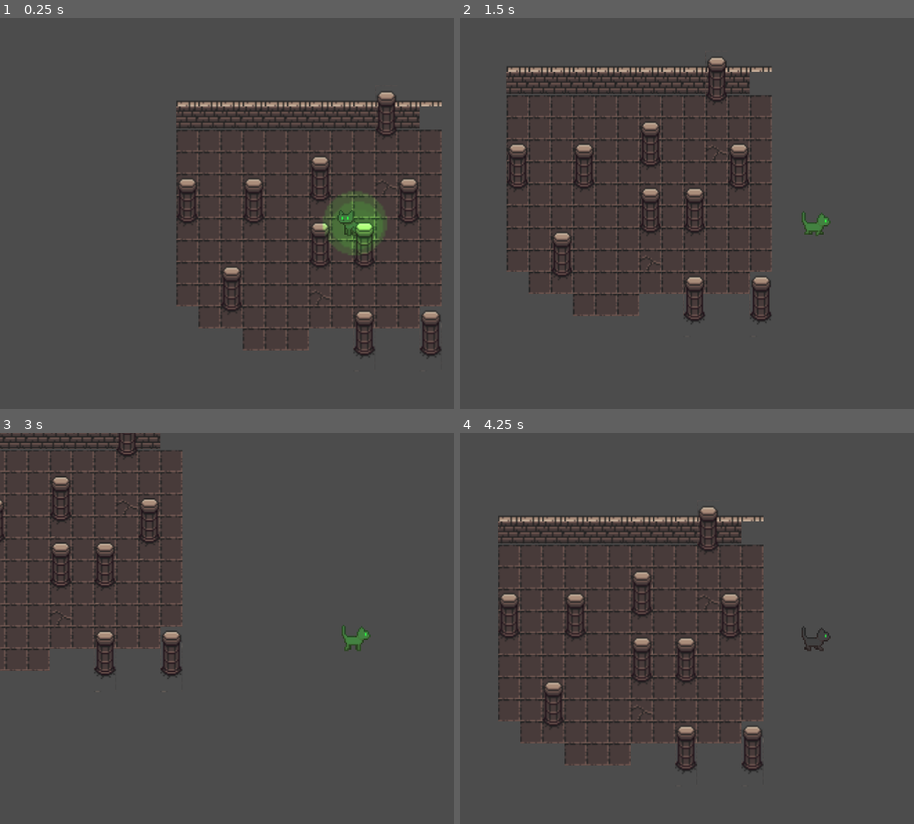
Above: before the commit, frames 1-4 (two rows, left to right).
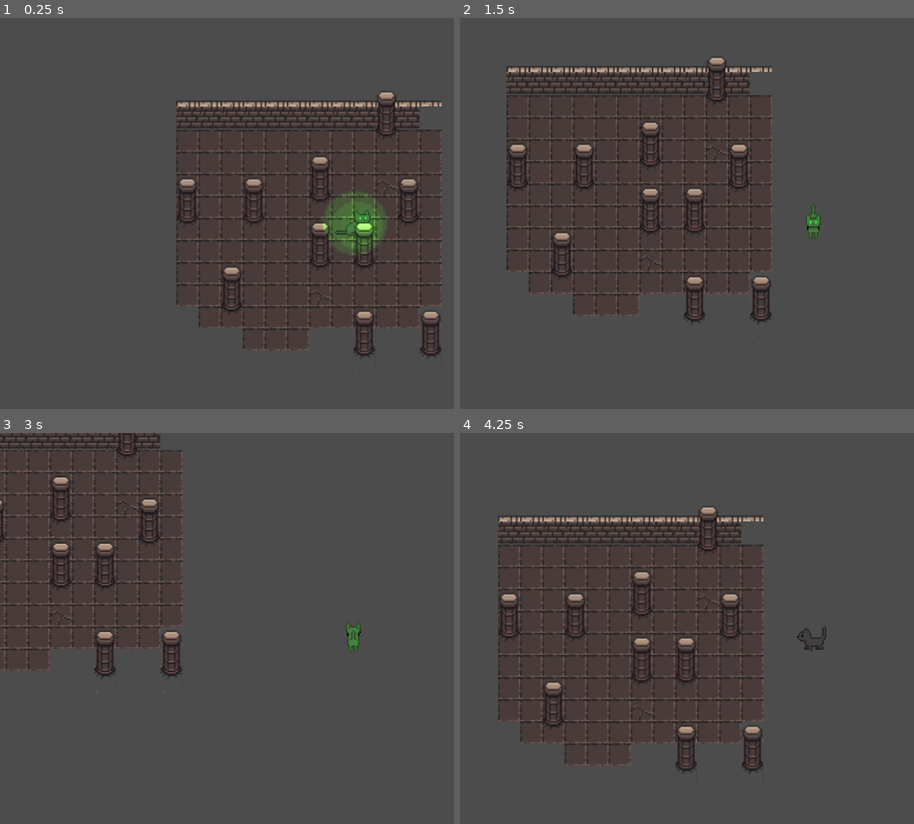
Above: after the commit, the same moments.

Repository: GaytisticDisaster/BABY
Game: Godot game, scene res://Game.tscn
The game is run twice, just before and just after one commit, with the same random seed, the same clock (stepped at 60 frames per second) and the same inputs.
Inputs:
- Up to frame 1 (0.25 s): no input
- Up to frame 2 (1.5 s): tap Enter at 0.5 s; hold D (right) 0.53-1.28 s; hold Space (blink) 0.53-1.28 s; hold S (down) from 1.28 s (still down); tap Space (blink) at 1.35 s
- Up to frame 3 (3 s): release S (down) at 2.03 s; hold D (right) 2.03-2.78 s; hold Space (blink) 2.03-2.78 s; hold W (up) from 2.78 s (still down); tap Space (blink) at 2.85 s
- Up to frame 4 (4.25 s): release W (up) at 3.53 s; hold A (left) from 3.53 s (still down); hold Space (blink) from 3.53 s (still down)

The runs differ from the first frame. In frame 1, 0.1% of the frame differs, in the area x 73-82%, y 49-56%; in frame 2, 0.3%, in the area x 75-82%, y 47-57%; in frame 3, 0.3%; in frame 4, less than 0.1%.

Commit message:
add movement animation and eye control animation

Diff:
--- a/src/BABY.gd
+++ b/src/BABY.gd
@@ -5,10 +5,20 @@
 var velocity = Vector2.ZERO
 
 var eye_closed = false
+var eye_closed_signal = false
+var eye_closed_override = false
+
+var is_idle = false
+var full_idle = false
+
+var animation_str = "Sit"
+var dir = 1
+
 
 onready var eyes = $eyes
 onready var baby = $Sprite
 
+onready	var idle_timer = $IdleTimer
 onready var _animation_player = $AnimationPlayer
 
 # Called when the node enters the scene tree for the first time.
@@ -21,15 +31,25 @@
 	movement_input()
 	move_and_slide(velocity)
 	blink_input()
+	eye_control()
+
+func go_idle():
+	print("IDLE\n")
+	_animation_player.play("Idle")
+	full_idle = true
 
 
 func movement_input():
 	velocity = Vector2.ZERO
 
+	print(idle_timer.time_left)
+
 	if Input.is_action_pressed("right"):
 		velocity.x += 1
+		dir = 1
 	if Input.is_action_pressed("left"):
 		velocity.x -= 1
+		dir = -1
 	if Input.is_action_pressed("down"):
 		velocity.y += 1
 	if Input.is_action_pressed("up"):
@@ -37,46 +57,85 @@
 
 	if velocity == Vector2(0,0):
 		#IDLE -> start idle timer
-		pass
+		animation_str = "Sit"
+
+		if dir == 1:
+			baby.flip_h = true
+		else:
+			baby.flip_h = false
+
+		if !is_idle:
+			idle_timer.start()
+			_animation_player.stop(false)
+
+		is_idle = true
+	else:
+		baby.flip_h = false
+
+		is_idle = false
+		idle_timer.stop()
+
+		if full_idle:
+			full_idle = false
+			open_eyes()
+
 	if velocity == Vector2(1,0):
 		#Right
-		_animation_player.play("W_Right")
-		pass
+		animation_str = "W_Right"
 	if velocity == Vector2(-1,0):
 		#Left
-		pass
+
+		animation_str = "W_Left"
 	if velocity == Vector2(0,1):
 		#Down
-		pass
+		animation_str = "W_Down"
 	if velocity == Vector2(0,-1):
 		#Up
-		pass
+		animation_str = "W_Up"
 	if velocity == Vector2(1,1):
 		#Down_Right
-		pass
+		animation_str = "W_Down_Right"
 	if velocity == Vector2(1,-1):
 		#Up_Right
-		pass
+		animation_str = "W_Up_Right"
 	if velocity == Vector2(-1,1):
 		#Down_Left
-		pass
+		animation_str = "W_Down_Left"
 	if velocity == Vector2(-1,-1):
-		#Down_Right
-		pass
+		#Up_Left
+		animation_str = "W_Up_Left"
 
+	if eye_closed:
+		animation_str = animation_str + "_Closed"
 
+	else:
+		if "_Closed" in animation_str:
+			animation_str.erase(animation_str.length() - 1, 7)
 
+	#print(animation_str)
+	if animation_str and !full_idle:
+		_animation_player.play(animation_str)
 
 	velocity = velocity.normalized() * speed
 
 
+func close_eyes():
+	eye_closed_override = true
+	#eye_closed = true
+
+func open_eyes():
+	eye_closed_override = false
+
 func blink_input():
+	if Input.is_action_pressed("blink"):
+		#eye_closed_signal = true
+		eye_closed = true
+	else:
+		#eye_closed_signal = false
+		eye_closed = false
 
-
-	if Input.is_action_pressed("blink"):
+func eye_control():
+	if eye_closed_override:
 		eye_closed = true
 
-	else:
-		eye_closed = false
-
 	eyes.enabled = !eye_closed
--- a/src/BABY.tscn
+++ b/src/BABY.tscn
@@ -9,8 +9,7 @@
 
 [sub_resource type="Animation" id=5]
 resource_name = "Idle"
-length = 5.0
-loop = true
+length = 2.8
 step = 0.3
 tracks/0/type = "value"
 tracks/0/path = NodePath("Sprite:frame")
@@ -19,10 +18,24 @@
 tracks/0/imported = false
 tracks/0/enabled = true
 tracks/0/keys = {
-"times": PoolRealArray( 0, 0.6, 1.2, 1.8, 2.4, 3 ),
-"transitions": PoolRealArray( 1, 1, 1, 1, 1, 1 ),
-"update": 1,
-"values": [ 0, 1, 2, 3, 4, 5 ]
+"times": PoolRealArray( 0, 0.3, 0.6, 0.9, 1.2, 1.5, 1.8, 2.1, 2.4 ),
+"transitions": PoolRealArray( 1, 1, 1, 1, 1, 1, 1, 1, 1 ),
+"update": 1,
+"values": [ 0, 1, 2, 3, 4, 5, 6, 7, 91 ]
+}
+tracks/1/type = "method"
+tracks/1/path = NodePath(".")
+tracks/1/interp = 1
+tracks/1/loop_wrap = true
+tracks/1/imported = false
+tracks/1/enabled = true
+tracks/1/keys = {
+"times": PoolRealArray( 2.4 ),
+"transitions": PoolRealArray( 1 ),
+"values": [ {
+"args": [  ],
+"method": "close_eyes"
+} ]
 }
 
 [sub_resource type="Animation" id=6]
@@ -52,21 +65,258 @@
 "values": [ ExtResource( 1 ) ]
 }
 
+[sub_resource type="Animation" id=20]
+resource_name = "Sit"
+length = 0.5
+loop = true
+tracks/0/type = "value"
+tracks/0/path = NodePath("Sprite:frame")
+tracks/0/interp = 1
+tracks/0/loop_wrap = true
+tracks/0/imported = false
+tracks/0/enabled = true
+tracks/0/keys = {
+"times": PoolRealArray( 0 ),
+"transitions": PoolRealArray( 1 ),
+"update": 1,
+"values": [ 0 ]
+}
+
+[sub_resource type="Animation" id=21]
+resource_name = "Sit_Closed"
+loop = true
+tracks/0/type = "value"
+tracks/0/path = NodePath("Sprite:frame")
+tracks/0/interp = 1
+tracks/0/loop_wrap = true
+tracks/0/imported = false
+tracks/0/enabled = true
+tracks/0/keys = {
+"times": PoolRealArray( 0 ),
+"transitions": PoolRealArray( 1 ),
+"update": 1,
+"values": [ 84 ]
+}
+
+[sub_resource type="Animation" id=10]
+resource_name = "W_Down"
+length = 1.2
+loop = true
+tracks/0/type = "value"
+tracks/0/path = NodePath("Sprite:frame")
+tracks/0/interp = 1
+tracks/0/loop_wrap = true
+tracks/0/imported = false
+tracks/0/enabled = true
+tracks/0/keys = {
+"times": PoolRealArray( 0, 0.3, 0.6, 0.9 ),
+"transitions": PoolRealArray( 1, 1, 1, 1 ),
+"update": 1,
+"values": [ 28, 29, 30, 31 ]
+}
+
+[sub_resource type="Animation" id=15]
+resource_name = "W_Down_Closed"
+length = 1.2
+loop = true
+tracks/0/type = "value"
+tracks/0/path = NodePath("Sprite:frame")
+tracks/0/interp = 1
+tracks/0/loop_wrap = true
+tracks/0/imported = false
+tracks/0/enabled = true
+tracks/0/keys = {
+"times": PoolRealArray( 0, 0.3, 0.6, 0.9 ),
+"transitions": PoolRealArray( 1, 1, 1, 1 ),
+"update": 1,
+"values": [ 112, 113, 114, 115 ]
+}
+
+[sub_resource type="Animation" id=11]
+resource_name = "W_Down_Left"
+length = 1.2
+loop = true
+tracks/0/type = "value"
+tracks/0/path = NodePath("Sprite:frame")
+tracks/0/interp = 1
+tracks/0/loop_wrap = true
+tracks/0/imported = false
+tracks/0/enabled = true
+tracks/0/keys = {
+"times": PoolRealArray( 0, 0.3, 0.6, 0.9 ),
+"transitions": PoolRealArray( 1, 1, 1, 1 ),
+"update": 1,
+"values": [ 24, 25, 26, 27 ]
+}
+
+[sub_resource type="Animation" id=16]
+resource_name = "W_Down_Left_Closed"
+length = 1.2
+loop = true
+tracks/0/type = "value"
+tracks/0/path = NodePath("Sprite:frame")
+tracks/0/interp = 1
+tracks/0/loop_wrap = true
+tracks/0/imported = false
+tracks/0/enabled = true
+tracks/0/keys = {
+"times": PoolRealArray( 0, 0.3, 0.6, 0.9 ),
+"transitions": PoolRealArray( 1, 1, 1, 1 ),
+"update": 1,
+"values": [ 108, 109, 110, 111 ]
+}
+
+[sub_resource type="Animation" id=12]
+resource_name = "W_Down_Right"
+length = 1.2
+loop = true
+tracks/0/type = "value"
+tracks/0/path = NodePath("Sprite:frame")
+tracks/0/interp = 1
+tracks/0/loop_wrap = true
+tracks/0/imported = false
+tracks/0/enabled = true
+tracks/0/keys = {
+"times": PoolRealArray( 0, 0.3, 0.6, 0.9 ),
+"transitions": PoolRealArray( 1, 1, 1, 1 ),
+"update": 1,
+"values": [ 32, 33, 34, 35 ]
+}
+
+[sub_resource type="Animation" id=19]
+resource_name = "W_Down_Right_Closed"
+length = 1.2
+loop = true
+tracks/0/type = "value"
+tracks/0/path = NodePath("Sprite:frame")
+tracks/0/interp = 1
+tracks/0/loop_wrap = true
+tracks/0/imported = false
+tracks/0/enabled = true
+tracks/0/keys = {
+"times": PoolRealArray( 0, 0.3, 0.6, 0.9 ),
+"transitions": PoolRealArray( 1, 1, 1, 1 ),
+"update": 1,
+"values": [ 116, 117, 118, 119 ]
+}
+
+[sub_resource type="Animation" id=8]
+resource_name = "W_Left"
+length = 1.2
+loop = true
+tracks/0/type = "value"
+tracks/0/path = NodePath("Sprite:frame")
+tracks/0/interp = 1
+tracks/0/loop_wrap = true
+tracks/0/imported = false
+tracks/0/enabled = true
+tracks/0/keys = {
+"times": PoolRealArray( 0, 0.3, 0.6, 0.9 ),
+"transitions": PoolRealArray( 1, 1, 1, 1 ),
+"update": 1,
+"values": [ 52, 53, 54, 55 ]
+}
+
+[sub_resource type="Animation" id=17]
+resource_name = "W_Left_Closed"
+length = 1.2
+loop = true
+tracks/0/type = "value"
+tracks/0/path = NodePath("Sprite:frame")
+tracks/0/interp = 1
+tracks/0/loop_wrap = true
+tracks/0/imported = false
+tracks/0/enabled = true
+tracks/0/keys = {
+"times": PoolRealArray( 0, 0.3, 0.6, 0.9 ),
+"transitions": PoolRealArray( 1, 1, 1, 1 ),
+"update": 1,
+"values": [ 136, 137, 138, 139 ]
+}
+
 [sub_resource type="Animation" id=7]
 resource_name = "W_Right"
-length = 2.0
-loop = true
-tracks/0/type = "value"
-tracks/0/path = NodePath("Sprite:frame")
-tracks/0/interp = 1
-tracks/0/loop_wrap = true
-tracks/0/imported = false
-tracks/0/enabled = true
-tracks/0/keys = {
-"times": PoolRealArray( 0, 0.5, 1, 1.5 ),
+length = 1.2
+loop = true
+tracks/0/type = "value"
+tracks/0/path = NodePath("Sprite:frame")
+tracks/0/interp = 1
+tracks/0/loop_wrap = true
+tracks/0/imported = false
+tracks/0/enabled = true
+tracks/0/keys = {
+"times": PoolRealArray( 0, 0.3, 0.6, 0.9 ),
 "transitions": PoolRealArray( 1, 1, 1, 1 ),
 "update": 1,
 "values": [ 36, 37, 38, 39 ]
+}
+
+[sub_resource type="Animation" id=18]
+resource_name = "W_Right_Closed"
+length = 1.2
+loop = true
+tracks/0/type = "value"
+tracks/0/path = NodePath("Sprite:frame")
+tracks/0/interp = 1
+tracks/0/loop_wrap = true
+tracks/0/imported = false
+tracks/0/enabled = true
+tracks/0/keys = {
+"times": PoolRealArray( 0, 0.3, 0.6, 0.9 ),
+"transitions": PoolRealArray( 1, 1, 1, 1 ),
+"update": 1,
+"values": [ 120, 121, 122, 123 ]
+}
+
+[sub_resource type="Animation" id=9]
+resource_name = "W_Up"
+length = 1.2
+loop = true
+tracks/0/type = "value"
+tracks/0/path = NodePath("Sprite:frame")
+tracks/0/interp = 1
+tracks/0/loop_wrap = true
+tracks/0/imported = false
+tracks/0/enabled = true
+tracks/0/keys = {
+"times": PoolRealArray( 0, 0.3, 0.6, 0.9 ),
+"transitions": PoolRealArray( 1, 1, 1, 1 ),
+"update": 1,
+"values": [ 44, 45, 46, 47 ]
+}
+
+[sub_resource type="Animation" id=13]
+resource_name = "W_Up_Left"
+length = 1.2
+loop = true
+tracks/0/type = "value"
+tracks/0/path = NodePath("Sprite:frame")
+tracks/0/interp = 1
+tracks/0/loop_wrap = true
+tracks/0/imported = false
+tracks/0/enabled = true
+tracks/0/keys = {
+"times": PoolRealArray( 0, 0.3, 0.6, 0.9 ),
+"transitions": PoolRealArray( 1, 1, 1, 1 ),
+"update": 1,
+"values": [ 48, 49, 50, 51 ]
+}
+
+[sub_resource type="Animation" id=14]
+resource_name = "W_Up_Right"
+length = 1.2
+loop = true
+tracks/0/type = "value"
+tracks/0/path = NodePath("Sprite:frame")
+tracks/0/interp = 1
+tracks/0/loop_wrap = true
+tracks/0/imported = false
+tracks/0/enabled = true
+tracks/0/keys = {
+"times": PoolRealArray( 0, 0.3, 0.6, 0.9 ),
+"transitions": PoolRealArray( 1, 1, 1, 1 ),
+"update": 1,
+"values": [ 40, 41, 42, 43 ]
 }
 
 [node name="BABY" type="KinematicBody2D"]
@@ -86,12 +336,26 @@
 [node name="Sprite" type="Sprite" parent="."]
 texture = ExtResource( 1 )
 hframes = 4
-vframes = 21
+vframes = 42
 
 [node name="AnimationPlayer" type="AnimationPlayer" parent="."]
 anims/Idle = SubResource( 5 )
 anims/RESET = SubResource( 6 )
+anims/Sit = SubResource( 20 )
+anims/Sit_Closed = SubResource( 21 )
+anims/W_Down = SubResource( 10 )
+anims/W_Down_Closed = SubResource( 15 )
+anims/W_Down_Left = SubResource( 11 )
+anims/W_Down_Left_Closed = SubResource( 16 )
+anims/W_Down_Right = SubResource( 12 )
+anims/W_Down_Right_Closed = SubResource( 19 )
+anims/W_Left = SubResource( 8 )
+anims/W_Left_Closed = SubResource( 17 )
 anims/W_Right = SubResource( 7 )
+anims/W_Right_Closed = SubResource( 18 )
+anims/W_Up = SubResource( 9 )
+anims/W_Up_Left = SubResource( 13 )
+anims/W_Up_Right = SubResource( 14 )
 
 [node name="eyes" type="Light2D" parent="."]
 position = Vector2( 0, -2 )
@@ -103,3 +367,9 @@
 __meta__ = {
 "_edit_lock_": true
 }
+
+[node name="IdleTimer" type="Timer" parent="."]
+wait_time = 2.0
+one_shot = true
+
+[connection signal="timeout" from="IdleTimer" to="." method="go_idle"]
Not shown: 1 places in src/BABY.tscn that only renumber resources
Binary file changed: src/assets/Baby/Catto/black_003.png
